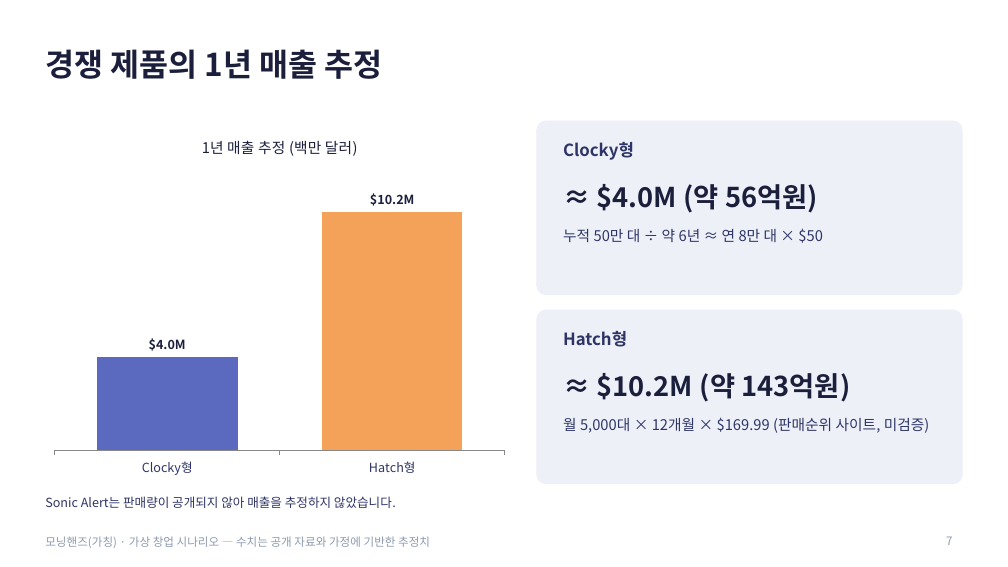
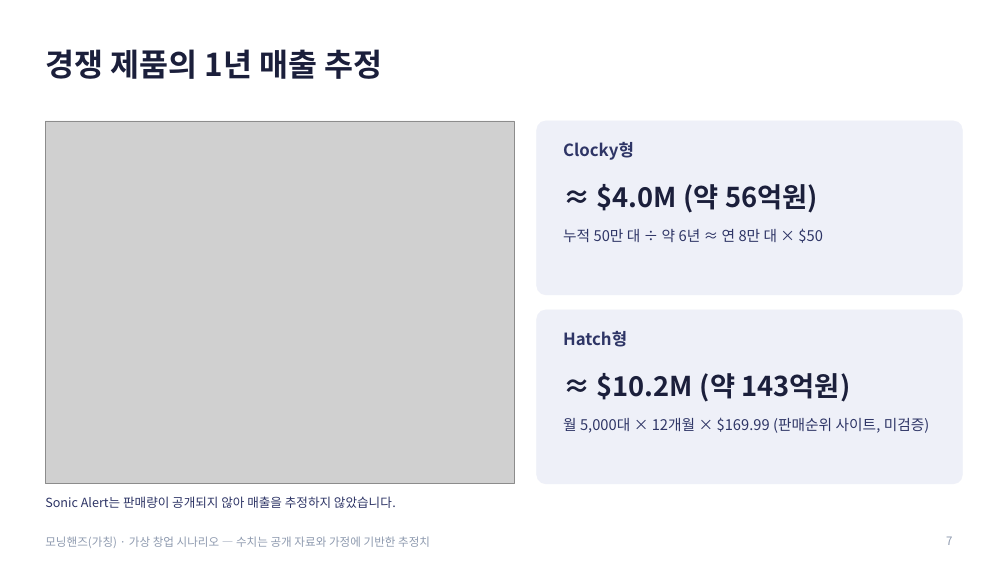
Before and after one commit to g975682-source/-, a slide deck: slide 7 of MorningHands_Business_Analysis.pptx. Drawn at 1008x567 pixels with LibreOffice and Linux fonts; fonts in the diff are those of the drawing; grey boxes stand for pictures. Boxes give left, top, right and bottom in pixels: in the first picture for what was removed or moved away, otherwise in the second. Text is boxed around its words. In the diff, an @@ line names an element or a change of style, - is before the commit and + after.

```diff
--- a/MorningHands_Business_Analysis.pptx
+++ b/MorningHands_Business_Analysis.pptx
@@ column chart removed at (45,121,514,484) @@
-title "1년 매출 추정 (백만 달러)"
-categories: Clocky형, Hatch형
-Series 1: 4, 10.2
@@ picture added at (45,121,514,484) @@
```
Also in this commit, not shown: 7 other slides changed.
